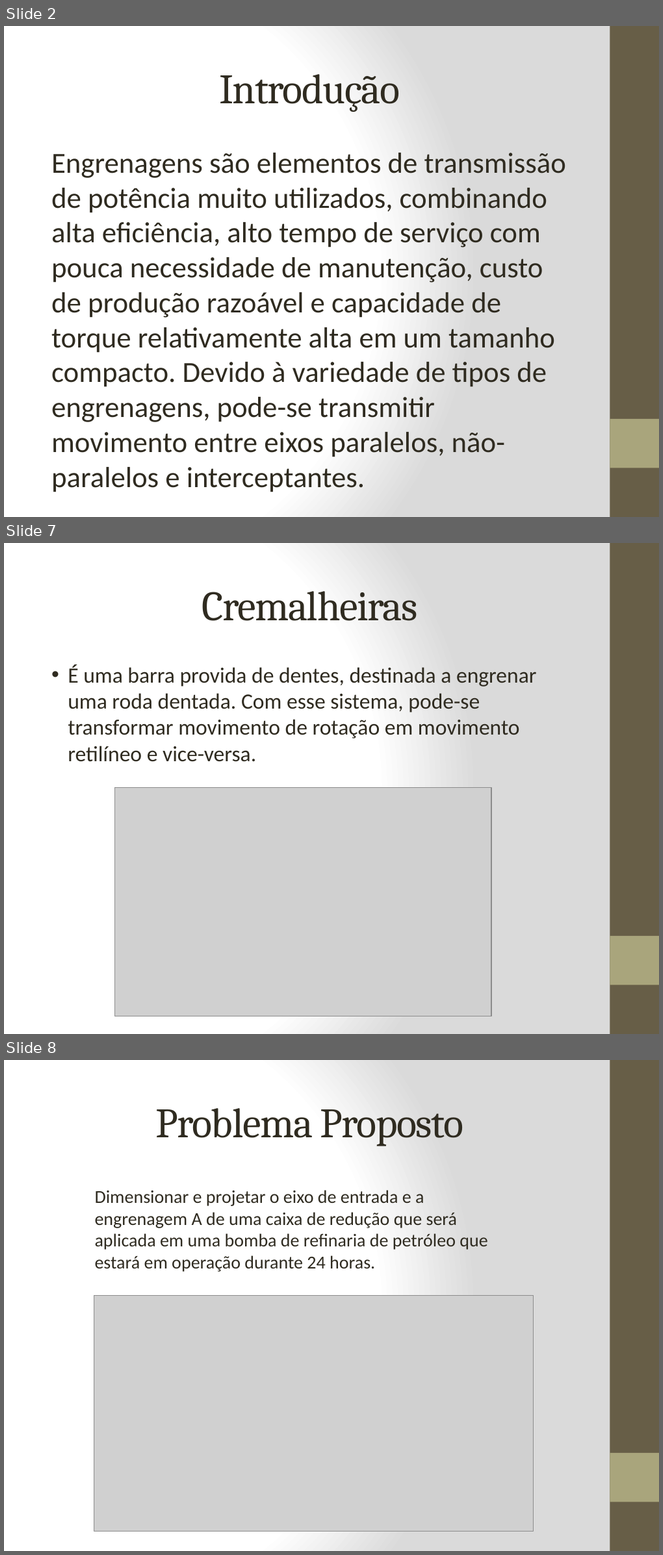
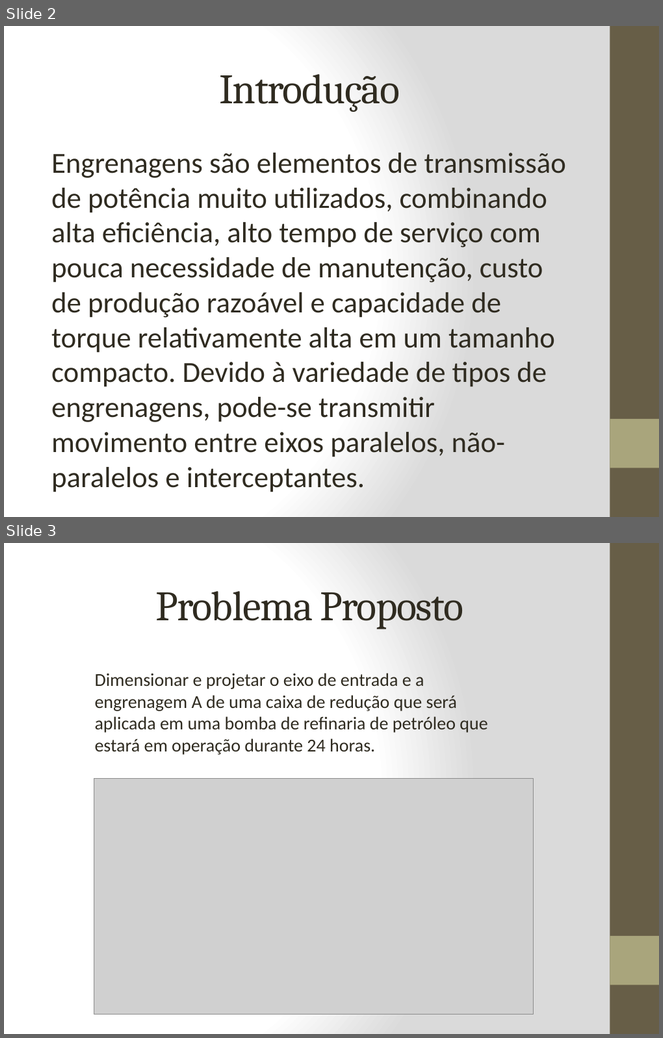
Before and after one commit to furstmartins/mechanical, a slide deck: Apresentacao/dimensionamento de engrenagens.pptx. Shown one above the other, each under a label of ours: slides 2, 7 and 8 before the commit, slides 2 and 3 after it; the slides between them are not shown. The pictures are 663x1555 and 663x1038 pixels, drawn with LibreOffice and Linux fonts; fonts in the diff are those of the drawing; grey boxes stand for pictures. Boxes give left, top, right and bottom in pixels: in the first picture for what was removed or moved away, otherwise in the second. Text is boxed around its words. In the diff, an @@ line names an element or a change of style, - is before the commit and + after.

```diff
--- a/Apresentacao/dimensionamento de engrenagens.pptx
+++ b/Apresentacao/dimensionamento de engrenagens.pptx
@@ slide 7 removed at [4, 543, 659, 1034], background gradient #FFFFFF to #DADADA; not listed: 2 template elements that a slide beside it also shows @@
@@ title removed at [202, 591, 418, 621] @@
-Cremalheiras
@@ text removed at [68, 665, 537, 762] @@
-• É uma barra provida de dentes, destinada a engrenar uma roda dentada. Com esse sistema, pode-se transformar movimento de rotação em movimento retilíneo e vice-versa.
@@ picture removed at [114, 788, 492, 1017] @@
@@ what was slide 8 is now slide 3 @@
```
Also in this commit, not shown: 4 other slides removed, 5 other files.
